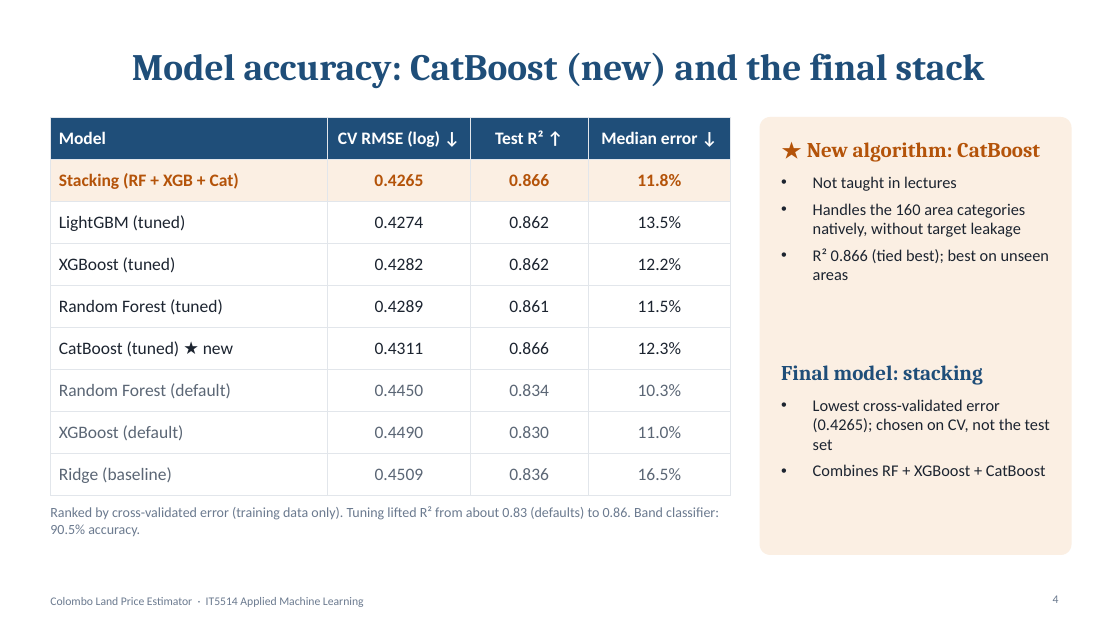
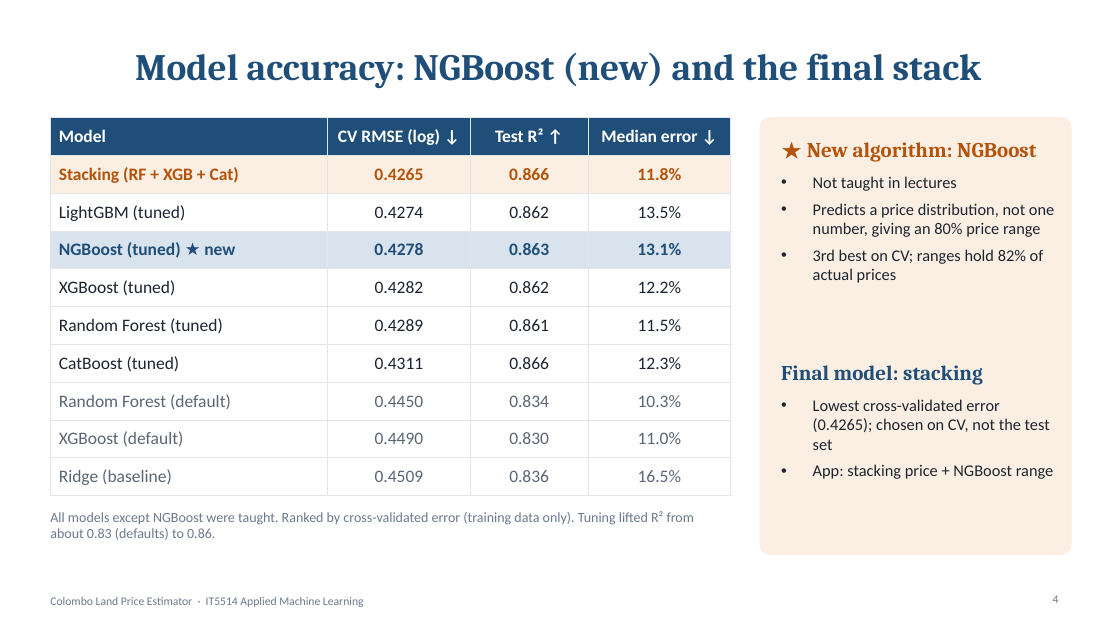
Before and after one commit to amalr-12/colombo-land-price-ml, a slide deck: slide 4 of Presentation.pptx. Drawn at 1120x630 pixels with LibreOffice and Linux fonts; fonts in the diff are those of the drawing. Boxes give left, top, right and bottom in pixels: in the first picture for what was removed or moved away, otherwise in the second. Text is boxed around its words. In the diff, an @@ line names an element or a change of style, - is before the commit and + after.

Commit message:
Add NGBoost as the new (untaught) algorithm with 80% price ranges; correct CatBoost as a taught model
New 05_ngboost.ipynb (tuning, calibration, SHAP), price range in the app, NGBoost in the retraining pipeline and quality gate, 17 tests, report/slides/scripts updated. pandas pinned to 2.3.3 because NGBoost's dependency lifelines needs pandas < 3.

```diff
--- a/Presentation.pptx
+++ b/Presentation.pptx
@@ title at box(135, 53, 982, 88): text changed @@
-Model accuracy: CatBoost (new) and the final stack
+Model accuracy: NGBoost (new) and the final stack
@@ table at box(50, 118, 731, 489) @@
+row 4: NGBoost (tuned) ★ new | 0.4278 | 0.863 | 13.1%
-row 7, column 1: CatBoost (tuned) ★ new
+row 7, column 1: CatBoost (tuned)
@@ text at box(807, 142, 1036, 162): text changed @@
-★ New algorithm: CatBoost
+★ New algorithm: NGBoost
@@ text at box(813, 203, 1054, 283): text changed @@
-• Handles the 160 area categories natively, without target leakage
-• R² 0.866 (tied best); best on unseen areas
+• Predicts a price distribution, not one number, giving an 80% price range
+• 3rd best on CV; ranges hold 82% of actual prices
@@ text at box(813, 464, 1053, 479): text changed @@
-• Combines RF + XGBoost + CatBoost
+• App: stacking price + NGBoost range
@@ text at box(50, 511, 694, 540): text changed @@
-Ranked by cross-validated error (training data only). Tuning lifted R² from about 0.83 (defaults) to 0.86. Band classifier: 90.5% accuracy.
+All models except NGBoost were taught. Ranked by cross-validated error (training data only). Tuning lifted R² from about 0.83 (defaults) to 0.86.
```
Also in this commit, not shown: 3 other slides changed, 23 other files.
